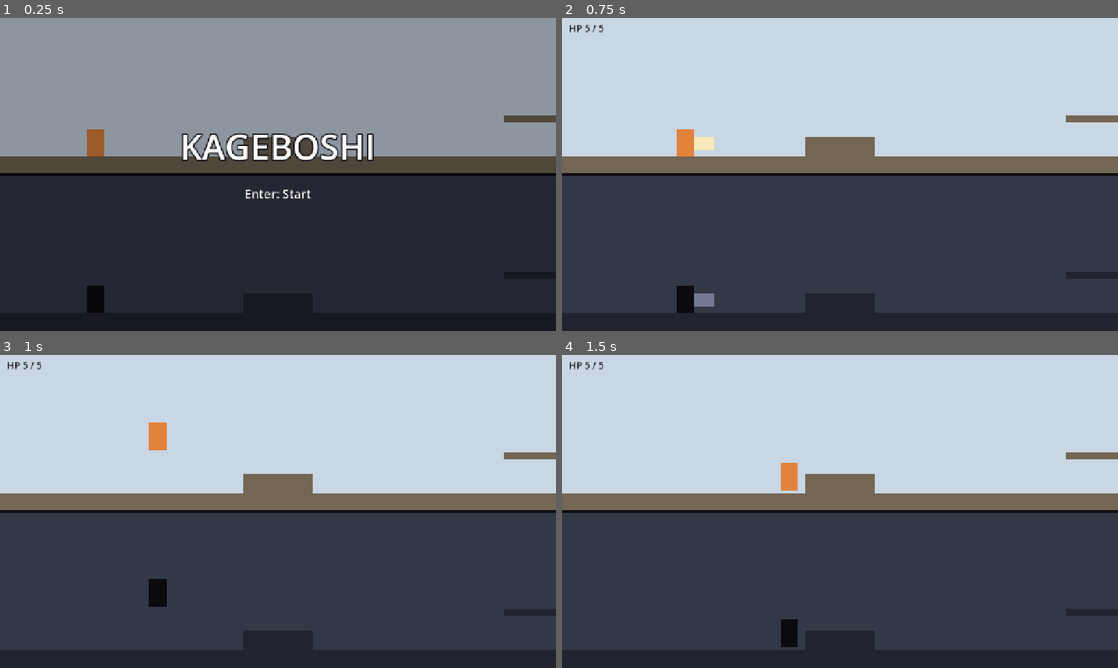
Above: before the commit, frames 1-4 (two rows, left to right).
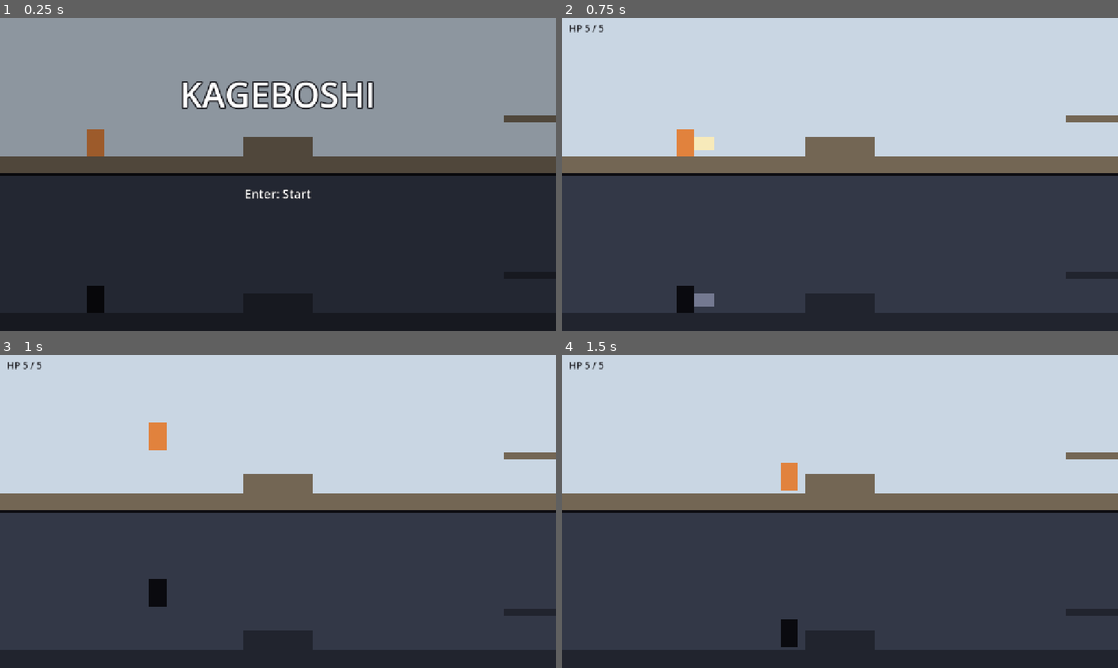
Above: after the commit, the same moments.

Repository: bannzai/kageboshi
Game: Godot game, scene res://scenes/main.tscn
Two runs of this game, one before a commit and one after it. Both use one fixed random seed, a clock stepped at 60 frames per second and the inputs below.
Inputs (mouse positions are in pixels of both pictures, inside the frame that each line leads up to):
- Up to frame 1 (0.25 s): no input
- Up to frame 2 (0.75 s): tap Enter (confirm) at 0.5 s; move the mouse to (962, 158) at 0.52 s; hold Right (move_right) from 0.53 s (still down); tap J (attack) at 0.6 s; click (962, 158) at 0.67 s
- Up to frame 3 (1 s): keep holding Right (move_right); tap Space (jump) at 0.77 s
- Up to frame 4 (1.5 s): keep holding Right (move_right); move the mouse to (728, 527) at 1.27 s; tap Enter (confirm) at 1.35 s

The runs differ from the first frame. In frame 1, 4.1% of the frame differs, in the area x 32-68%, y 19-46%; in frame 2, nothing differs; in frame 3, nothing differs; in frame 4, nothing differs.

Commit message:
画面の見出しを上の画面の空の位置に移し、主人公・地面と重ならないようにする

Diff:
--- a/scenes/main.tscn
+++ b/scenes/main.tscn
@@ -114,9 +114,9 @@
 color = Color(0, 0, 0, 0.3)
 
 [node name="Label" type="Label" parent="Screens/Title"]
-offset_top = 240.0
-offset_right = 1280.0
-offset_bottom = 340.0
+offset_top = 120.0
+offset_right = 1280.0
+offset_bottom = 220.0
 theme_override_colors/font_color = Color(1, 1, 1, 1)
 theme_override_colors/font_outline_color = Color(0.05, 0.05, 0.07, 1)
 theme_override_constants/outline_size = 12
@@ -145,9 +145,9 @@
 color = Color(0, 0, 0, 0.45)
 
 [node name="Label" type="Label" parent="Screens/Pause"]
-offset_top = 280.0
-offset_right = 1280.0
-offset_bottom = 360.0
+offset_top = 140.0
+offset_right = 1280.0
+offset_bottom = 220.0
 theme_override_colors/font_color = Color(1, 1, 1, 1)
 theme_override_font_sizes/font_size = 56
 text = "PAUSED"
@@ -172,9 +172,9 @@
 color = Color(0, 0, 0, 0.55)
 
 [node name="Label" type="Label" parent="Screens/GameOver"]
-offset_top = 280.0
-offset_right = 1280.0
-offset_bottom = 360.0
+offset_top = 140.0
+offset_right = 1280.0
+offset_bottom = 220.0
 theme_override_colors/font_color = Color(1, 1, 1, 1)
 theme_override_font_sizes/font_size = 56
 text = "GAME OVER"
@@ -199,9 +199,9 @@
 color = Color(0, 0, 0, 0.35)
 
 [node name="Label" type="Label" parent="Screens/Clear"]
-offset_top = 280.0
-offset_right = 1280.0
-offset_bottom = 360.0
+offset_top = 140.0
+offset_right = 1280.0
+offset_bottom = 220.0
 theme_override_colors/font_color = Color(1, 0.82, 0.25, 1)
 theme_override_colors/font_outline_color = Color(0.05, 0.05, 0.07, 1)
 theme_override_constants/outline_size = 8
